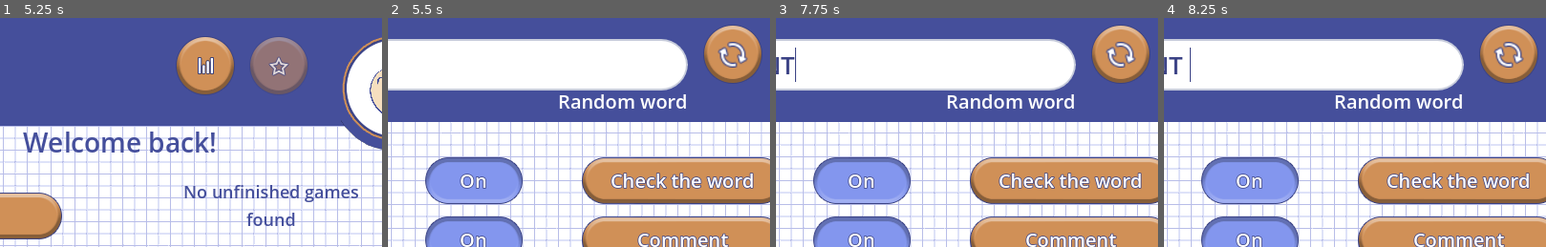
Above: before the commit, frames 1-4 (left to right).
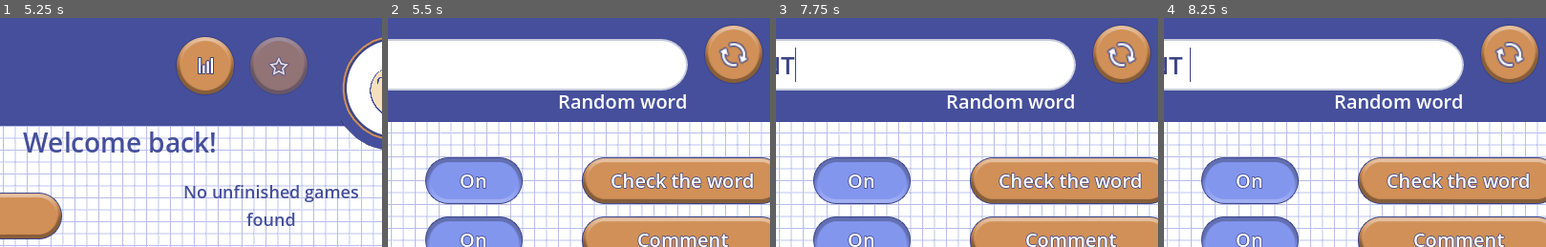
Above: after the commit, the same moments.

Repository: trinarr/hangman20_godot
Game: Godot game, scene res://scenes/Main.tscn
Two runs of this game, one before a commit and one after it. Both use one fixed random seed, a clock stepped at 60 frames per second and the inputs below.
Inputs (mouse positions are % of the whole screen's width and height, from its top left):
- Up to frame 1 (5.25 s): click (90, 17) at 0.5 s; click (32, 61) at 1.27 s; click (90, 17) at 2 s; click (68, 61) at 2.77 s; click (90, 17) at 3.5 s; click (32, 61) at 4.27 s; tap Enter at 5 s; move the mouse to (45, 70) at 5.02 s; click (45, 70) at 5.17 s
- Up to frame 2 (5.5 s): no input
- Up to frame 3 (7.75 s): click (42, 11) at 5.77 s; type "On" at 5.85 s; type "Hints" at 6.5 s; type "Comment" at 7.25 s
- Up to frame 4 (8.25 s): tap Space at 8 s; move the mouse to (50, 37) at 8.02 s; click (50, 37) at 8.17 s
The pictures show only the part of the screen within x 38-88%, y 1-51%; the shares and areas given below are measured in that part.

Frame 1 is identical in both runs. In frame 2, 0.7% of the frame differs, in the area x 82-98%, y 3-28%; in frame 3, 0.7%; in frame 4, 0.7%.

Commit message:
Начало модернизации режима "На время"

Diff:
--- a/scripts/main.gd
+++ b/scripts/main.gd
@@ -2,6 +2,8 @@
 
 const MENU_BUTTON_SIZE: Vector2 = Vector2(212.0, 49.0)
 const ROUND_BUTTON_SIZE: Vector2 = Vector2(62.0, 62.0)
+const HEADER_ACTION_BUTTON_RECT: Rect2 = Rect2(639.0, 12.0, 62.0, 62.0)
+const HEADER_CLOSE_BUTTON_RECT: Rect2 = Rect2(716.0, 12.0, 62.0, 62.0)
 const COMMENT_BUTTON_SIZE: Vector2 = Vector2(212.0, 49.0)
 const THEME_BUTTON_SIZE: Vector2 = Vector2(241.0, 91.0)
 const KEY_BUTTON_SIZE: Vector2 = Vector2(51.0, 47.0)
@@ -753,10 +755,10 @@
 	# Keep the header height in stage coordinates while filling the real viewport.
 	_stage_horizontal_fill(0.0, 86.0, Color(0.2706, 0.3098, 0.6078, 1.0))
 	_stage_label(Rect2(60.0, 19.0, 500.0, 50.0), Database.tr_text(32, "Choose the category:"), 30, Color.WHITE, HORIZONTAL_ALIGNMENT_LEFT)
-	var difficulty_button_rect := Rect2(639.0, 12.0, 68.0, 68.0)
+	var difficulty_button_rect: Rect2 = HEADER_ACTION_BUTTON_RECT
 	var difficulty_texture: Texture2D = _difficulty_star_texture()
 	_stage_round_icon_button(difficulty_button_rect, Callable(self, "_show_difficulty_popup"), difficulty_texture, difficulty_texture.get_size())
-	_stage_round_button(Rect2(716.0, 12.0, 68.0, 68.0), Callable(self, "show_menu"), "×")
+	_stage_round_button(HEADER_CLOSE_BUTTON_RECT, Callable(self, "show_menu"), "×")
 
 	for i in range(Database.get_theme_count()):
 		if i >= 9:
@@ -1083,10 +1085,10 @@
 
 	_stage_label(Rect2(49.0, 78.0, 245.0, 28.0), _custom_word_max_length_label(), 20, Color.WHITE, HORIZONTAL_ALIGNMENT_LEFT)
 	_stage_label(Rect2(428.0, 78.0, 194.0, 28.0), _custom_word_random_label(), 20, Color.WHITE, HORIZONTAL_ALIGNMENT_RIGHT)
-	_stage_round_icon_button(Rect2(638.0, 12.0, ROUND_BUTTON_SIZE.x, ROUND_BUTTON_SIZE.y), Callable(self, "_set_random_custom_word"), CUSTOM_WORD_RANDOM_ICON, Vector2(32.0, 27.0))
+	_stage_round_icon_button(HEADER_ACTION_BUTTON_RECT, Callable(self, "_set_random_custom_word"), CUSTOM_WORD_RANDOM_ICON, Vector2(32.0, 27.0))
 	# Use the same round close button treatment as on the guessing screen so the
 	# close icon has the same look and no deformation.
-	_stage_round_button(Rect2(716.0, 12.0, ROUND_BUTTON_SIZE.x, ROUND_BUTTON_SIZE.y), Callable(self, "show_menu"), "×")
+	_stage_round_button(HEADER_CLOSE_BUTTON_RECT, Callable(self, "show_menu"), "×")
 
 	_stage_label(Rect2(66.0, 151.0, 260.0, 49.0), Database.tr_text(27, "First and last letter"), 22, Color(0.27, 0.31, 0.61, 1.0), HORIZONTAL_ALIGNMENT_LEFT)
 	_stage_custom_switch(Rect2(347.0, 151.0, 102.0, 49.0), 0)
@@ -1389,10 +1391,10 @@
 	_stage_label(Rect2(27.0, 22.0, 625.0, 58.0), GameSession.get_masked_word(), 36, Color.WHITE, HORIZONTAL_ALIGNMENT_LEFT)
 
 	if GameState.current_mode == 2:
-		_stage_round_icon_button(Rect2(639.0, 12.0, ROUND_BUTTON_SIZE.x, ROUND_BUTTON_SIZE.y), Callable(self, "_game_header_action"), CUSTOM_WORD_REFRESH_ICON, Vector2(27.0, 27.0))
+		_stage_round_icon_button(HEADER_ACTION_BUTTON_RECT, Callable(self, "_game_header_action"), CUSTOM_WORD_REFRESH_ICON, Vector2(27.0, 27.0))
 	else:
-		_stage_round_button(Rect2(639.0, 12.0, ROUND_BUTTON_SIZE.x, ROUND_BUTTON_SIZE.y), Callable(self, "_game_header_action"), _game_header_icon())
-	_stage_round_button(Rect2(716.0, 12.0, ROUND_BUTTON_SIZE.x, ROUND_BUTTON_SIZE.y), Callable(self, "show_menu"), "×")
+		_stage_round_button(HEADER_ACTION_BUTTON_RECT, Callable(self, "_game_header_action"), _game_header_icon())
+	_stage_round_button(HEADER_CLOSE_BUTTON_RECT, Callable(self, "show_menu"), "×")
 
 	hero_static_symbol = _stage_symbol(_hero_symbol_path(), Vector2(26.0, 324.0), _hero_animation_time(), 4.0 / 24.0) as FlashStageSymbol
 
@@ -1611,11 +1613,26 @@
 func _finish_round(is_win: bool) -> void:
 	if game_finished:
 		return
+
+	if GameState.current_mode == 1:
+		# Time Attack is one continuous session. Apply the completed word's
+		# bonus/penalty, then immediately replace it with a fresh round without
+		# stopping the timer or opening the intermediate result screen.
+		GameSession.finish_result(is_win)
+		word_info_visible = false
+		pending_letter_marker = ""
+		pending_letter_marker_is_correct = false
+		round_result_delay_requested = false
+		_clear_hero_animation_overlay()
+		last_result_data = {}
+		GameSession.start_new_round(-1, 1)
+		GameState.save_game()
+		return
+
 	game_finished = true
 	last_result_is_win = is_win
 	last_result_data = GameSession.finish_result(is_win)
-	if GameState.current_mode != 1:
-		game_timer.stop()
+	game_timer.stop()
 
 	var transition_generation: int = result_transition_generation
 	if round_result_delay_requested:
@@ -1638,8 +1655,8 @@
 	var full_word: String = _spaced_result_word(GameSession.get_full_word())
 	_stage_label(Rect2(27.0, 22.0, 585.0, 58.0), full_word, 36, Color.WHITE, HORIZONTAL_ALIGNMENT_LEFT)
 
-	_stage_round_icon_button(Rect2(639.0, 12.0, ROUND_BUTTON_SIZE.x, ROUND_BUTTON_SIZE.y), Callable(self, "_open_word_search"), RESULT_SEARCH_ICON, Vector2(18.0, 23.0))
-	_stage_round_icon_button(Rect2(716.0, 12.0, ROUND_BUTTON_SIZE.x, ROUND_BUTTON_SIZE.y), Callable(self, "show_menu"), RESULT_CLOSE_ICON, Vector2(18.0, 18.0))
+	_stage_round_icon_button(HEADER_ACTION_BUTTON_RECT, Callable(self, "_open_word_search"), RESULT_SEARCH_ICON, Vector2(18.0, 23.0))
+	_stage_round_icon_button(HEADER_CLOSE_BUTTON_RECT, Callable(self, "show_menu"), RESULT_CLOSE_ICON, Vector2(18.0, 18.0))
 
 	hero_static_symbol = _stage_symbol(_hero_symbol_path(), Vector2(26.0, 324.0), _hero_animation_time(), HERO_MOV_IDLE_FRAME_TIME) as FlashStageSymbol
 
@@ -1694,7 +1711,7 @@
 			message_label.vertical_alignment = VERTICAL_ALIGNMENT_TOP
 			_apply_result_text_glow(message_label, Color.WHITE, 2)
 
-	var show_theme_label: bool = GameState.current_mode != 2
+	var show_theme_label: bool = GameState.current_mode == 0
 	if show_theme_label:
 		var theme_label := _stage_label(Rect2(395.0, 306.0, 307.0, 30.0), _result_theme_label(), 21, Color(0.2706, 0.3098, 0.6078), HORIZONTAL_ALIGNMENT_CENTER)
 		_apply_result_text_glow(theme_label, Color.WHITE, 2)
